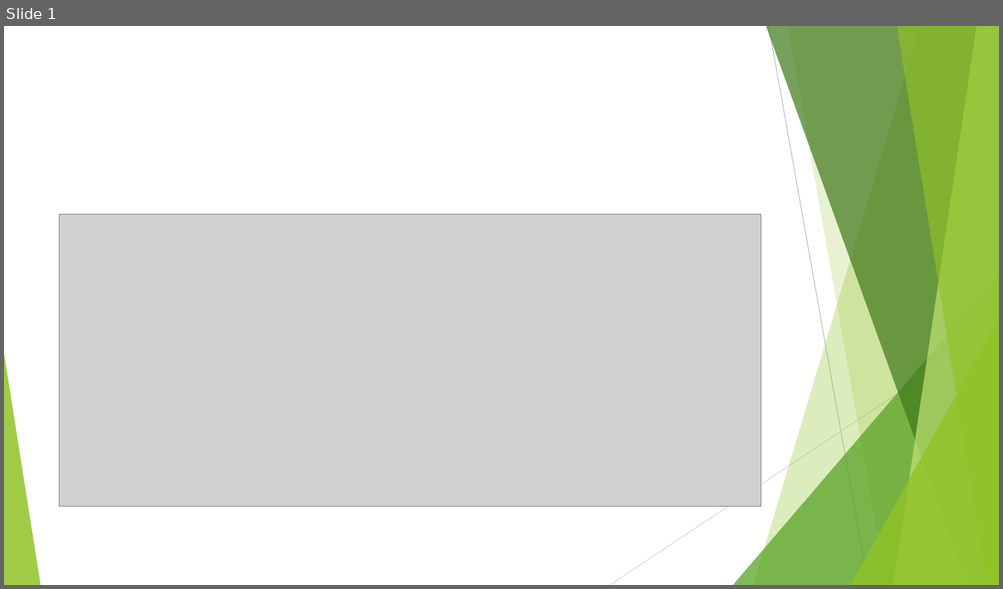
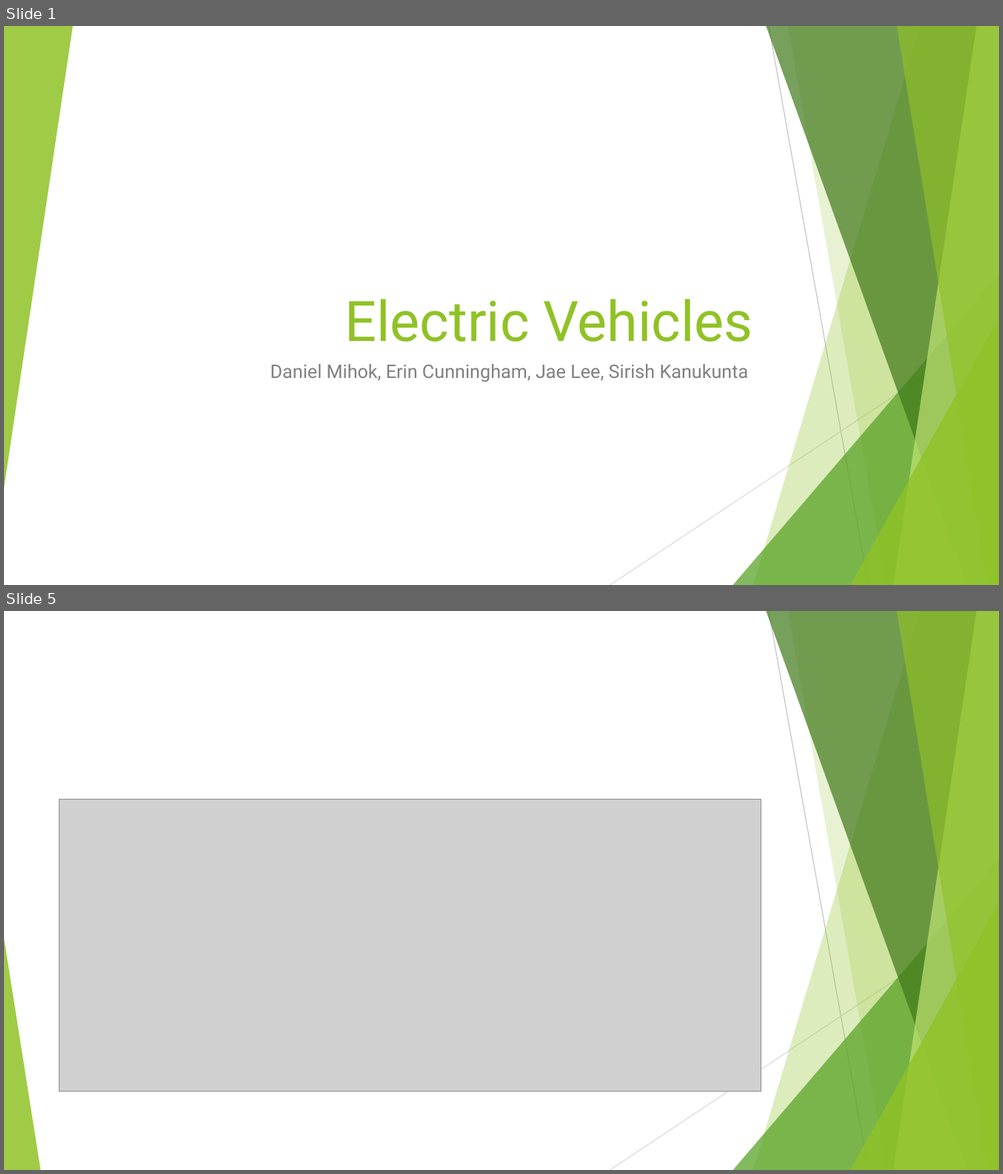
Before and after one commit to Barbara-Gordon/Team9, a slide deck: Presentation1.pptx. Shown one above the other, each under a label of ours: slide 1 before the commit, slides 1 and 5 after it; the slides between them are not shown. The pictures are 1003x589 and 1003x1174 pixels, drawn with LibreOffice and Linux fonts; fonts in the diff are those of the drawing; grey boxes stand for pictures. Boxes give left, top, right and bottom in pixels: in the first picture for what was removed or moved away, otherwise in the second. Text is boxed around its words. In the diff, an @@ line names an element or a change of style, - is before the commit and + after.

```diff
--- a/Presentation1.pptx
+++ b/Presentation1.pptx
@@ slide 1 added at [4, 26, 999, 585], background #FFFFFF; not listed: 9 template elements that a slide beside it also shows @@
@@ triangle added at [4, 26, 73, 488], fill #90C226 at 85% opacity @@
@@ title added at [345, 299, 752, 342], 54 pt, text #90C226 @@
+Electric Vehicles
@@ subtitle added at [270, 364, 748, 382], 18 pt, text #808080 @@
+Daniel Mihok, Erin Cunningham, Jae Lee, Sirish Kanukunta
@@ what was slide 1 is now slide 5 @@
```
Also in this commit, not shown: 9 other slides added, 1 other file.
